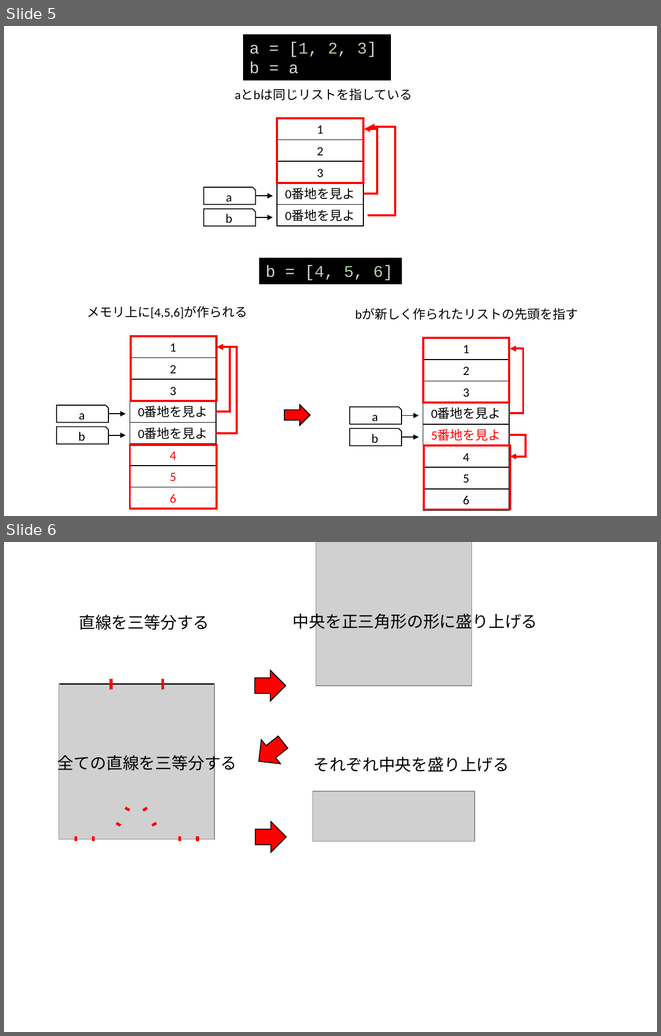
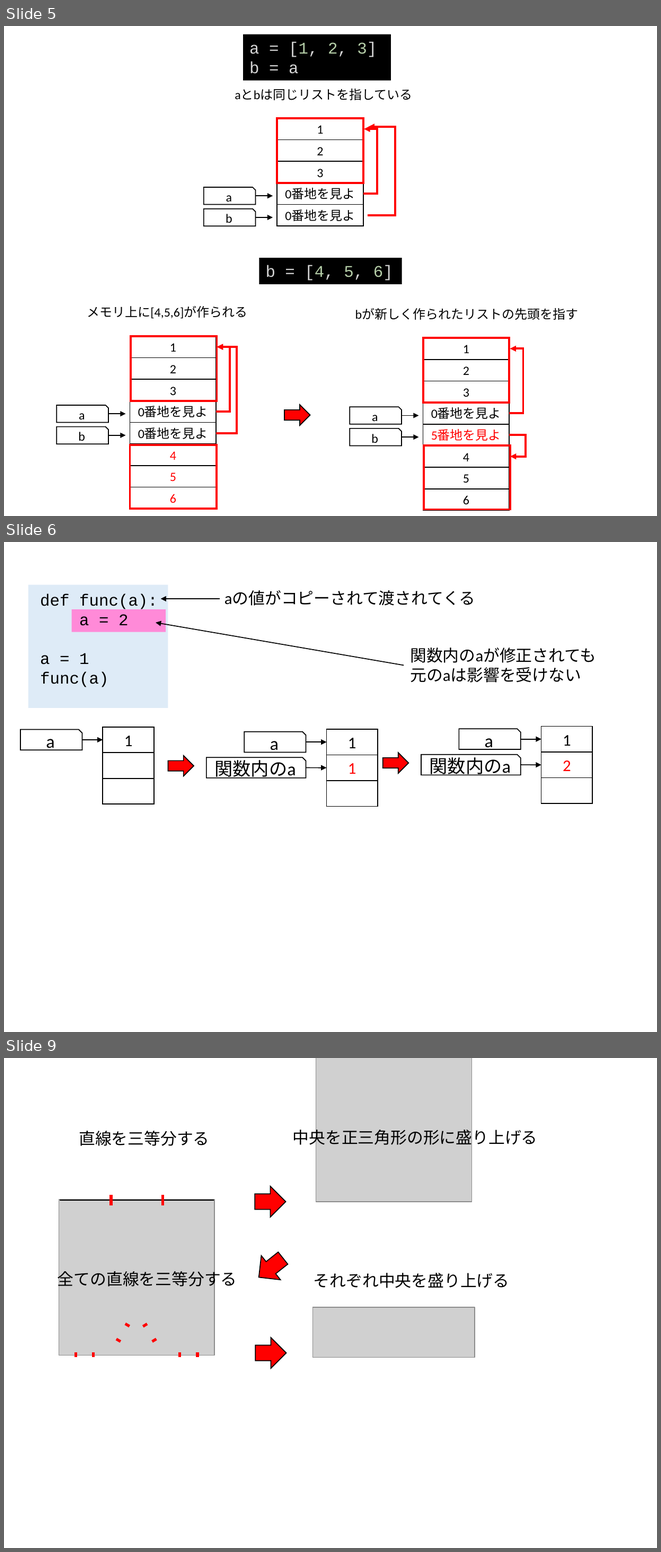
Before and after one commit to kaityo256/python_zero, a slide deck: list/fig/fig.pptx. Shown one above the other, each under a label of ours: slides 5 and 6 before the commit, slides 5, 6 and 9 after it; the slides between them are not shown. The pictures are 661x1036 and 661x1552 pixels, drawn with LibreOffice and Linux fonts; fonts in the diff are those of the drawing; grey boxes stand for pictures. Boxes give left, top, right and bottom in pixels: in the first picture for what was removed or moved away, otherwise in the second. Text is boxed around its words. In the diff, an @@ line names an element or a change of style, - is before the commit and + after.

Commit message:
参照の値渡し書いた

```diff
--- a/list/fig/fig.pptx
+++ b/list/fig/fig.pptx
@@ slide 6 added at (x1=4, y1=542, x2=657, y2=1032), background #FFFFFF @@
@@ rectangle added at (x1=28, y1=585, x2=168, y2=708), fill #DEEBF7 @@
@@ text added at (x1=40, y1=593, x2=158, y2=687), 18 pt, text #000000 @@
+def func(a):
+a = 2
+a = 1
+func(a)
@@ arrow added from (220, 599) to (161, 599), #000000 1 pt @@
@@ text added at (x1=224, y1=590, x2=475, y2=606), 18 pt, text #000000 @@
+aの値がコピーされて渡されてくる
@@ rectangle added at (x1=72, y1=609, x2=166, y2=632), fill #FF8AD8 @@
@@ arrow added from (404, 665) to (156, 623), #000000 1 pt @@
@@ text added at (x1=410, y1=647, x2=596, y2=682), 18 pt, text #000000 @@
+関数内のaが修正されても
+元のaは影響を受けない
@@ snip rect added at (x1=20, y1=730, x2=82, y2=750), outline #000000 1 pt, 20 pt, text #000000 @@
+a
@@ rectangle added at (x1=103, y1=727, x2=154, y2=752), outline #000000 1 pt, 18 pt, text #000000 @@
+1
@@ snip rect added at (x1=244, y1=731, x2=306, y2=751), outline #000000 1 pt, 20 pt, text #000000 @@
+a
@@ rectangle added at (x1=327, y1=729, x2=378, y2=754), outline #000000 1 pt, 18 pt, text #000000 @@
+1
@@ snip rect added at (x1=459, y1=729, x2=521, y2=749), outline #000000 1 pt, 20 pt, text #000000 @@
+a
@@ rectangle added at (x1=541, y1=726, x2=592, y2=751), outline #000000 1 pt, 18 pt, text #000000 @@
+1
@@ arrow added from (82, 740) to (103, 740), #000000 1 pt @@
@@ arrow added from (306, 742) to (327, 742), #000000 1 pt @@
@@ arrow added from (521, 739) to (541, 739), #000000 1 pt @@
@@ rectangle added at (x1=103, y1=752, x2=154, y2=778), outline #000000 1 pt @@
@@ right arrow added at (x1=168, y1=756, x2=193, y2=776), fill #FF0000, outline #000000 1 pt @@
@@ snip rect added at (x1=206, y1=758, x2=306, y2=778), outline #000000 1 pt, 20 pt, text #000000 @@
+関数内のa
@@ rectangle added at (x1=327, y1=755, x2=378, y2=780), outline #000000 1 pt, 18 pt, text #FF0000 @@
+1
@@ right arrow added at (x1=383, y1=752, x2=408, y2=773), fill #FF0000, outline #000000 1 pt @@
@@ snip rect added at (x1=421, y1=754, x2=521, y2=775), outline #000000 1 pt, 20 pt, text #000000 @@
+関数内のa
@@ rectangle added at (x1=541, y1=751, x2=592, y2=777), outline #000000 1 pt, 18 pt, text #FF0000 @@
+2
@@ rectangle added at (x1=103, y1=778, x2=154, y2=804), outline #000000 1 pt @@
@@ arrow added from (306, 767) to (327, 768), #000000 1 pt @@
@@ arrow added from (521, 765) to (541, 765), #000000 1 pt @@
@@ rectangle added at (x1=541, y1=778, x2=592, y2=803), outline #000000 1 pt @@
@@ rectangle added at (x1=327, y1=780, x2=378, y2=806), outline #000000 1 pt @@
@@ what was slide 6 is now slide 9 @@
```
Also in this commit, not shown: 2 other slides added, 4 other files.
